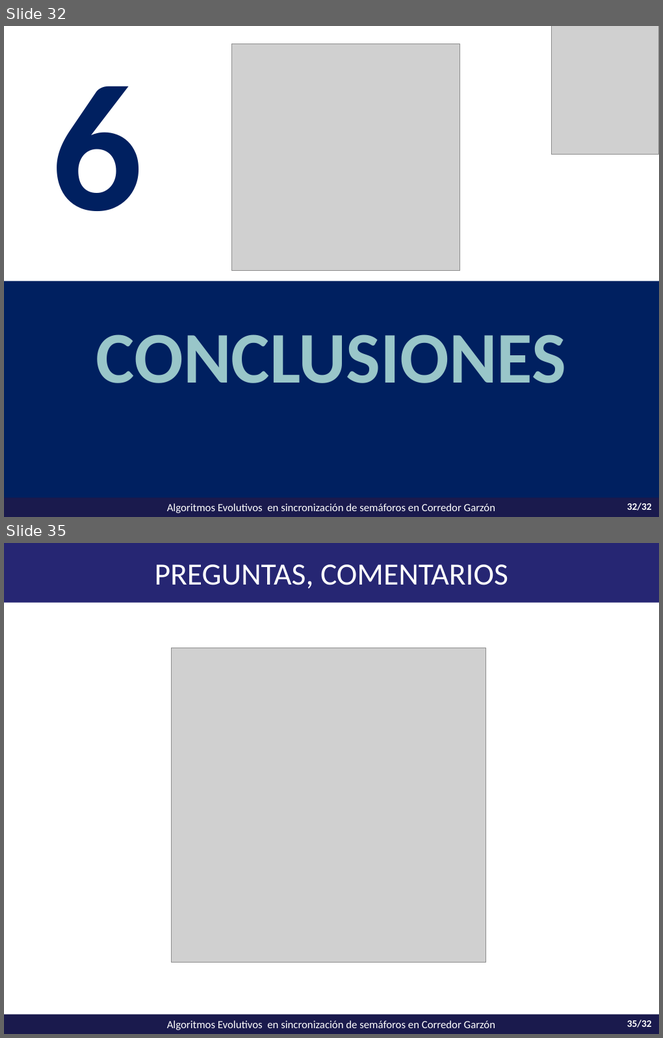
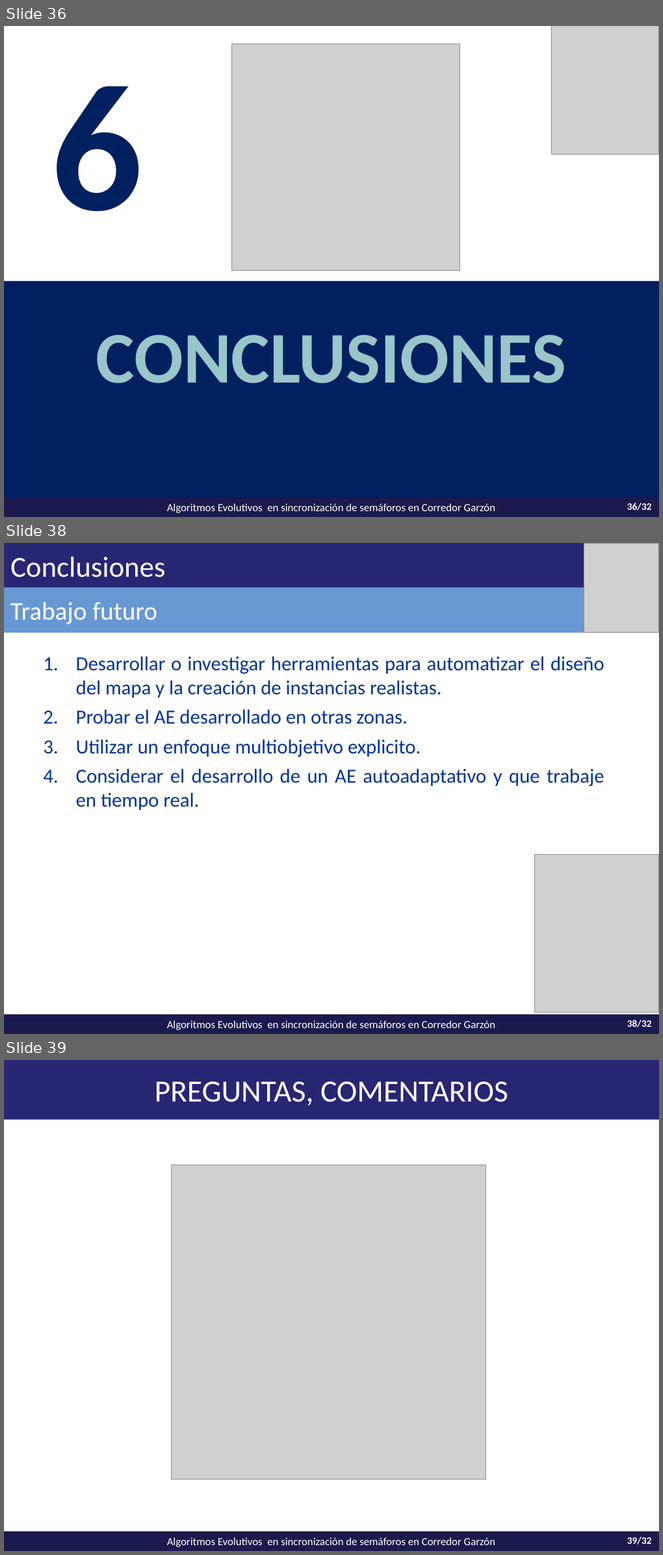
Before and after one commit to vitogit/proyecto-grado-garzon-2014, a slide deck: presentacion/Presentacion Garzon.pptx. Shown one above the other, each under a label of ours: slides 32 and 35 before the commit, slides 36, 38 and 39 after it; the slides between them are not shown. The pictures are 663x1038 and 663x1555 pixels, drawn with LibreOffice and Linux fonts; fonts in the diff are those of the drawing; grey boxes stand for pictures. Boxes give left, top, right and bottom in pixels: in the first picture for what was removed or moved away, otherwise in the second. Text is boxed around its words. In the diff, an @@ line names an element or a change of style, - is before the commit and + after.

```diff
--- a/presentacion/Presentacion Garzon.pptx
+++ b/presentacion/Presentacion Garzon.pptx
@@ slide 38 added at box(4, 543, 659, 1034), background #FFFFFF; not listed: 2 template elements that a slide beside it also shows @@
@@ title added at box(4, 543, 659, 589), fill #262673, 32 pt, text #FFFFFF @@
+Conclusiones
@@ picture added at box(584, 543, 659, 633) @@
@@ rectangle added at box(4, 588, 659, 633), fill #6898D2, 28 pt, text #FFFFFF @@
+Trabajo futuro
@@ text added at box(76, 656, 605, 810), 22 pt, text #003399 @@
+    1. Desarrollar o investigar herramientas para automatizar el diseño del mapa y la creación de instancias realistas.
+    2. Probar el AE desarrollado en otras zonas.
+    3. Utilizar un enfoque multiobjetivo explicito.
+    4. Considerar el desarrollo de un AE autoadaptativo y que trabaje en tiempo real.
@@ picture added at box(534, 855, 659, 1014) @@
@@ what was slide 32 is now slide 36 @@
@@ page number at box(627, 503, 652, 511): text changed @@
-32/32
+36/32
@@ what was slide 35 is now slide 39 @@
@@ page number at box(627, 1537, 652, 1545): text changed @@
-35/32
+39/32
```
Also in this commit, not shown: 14 slides changed, 7 other slides added, 4 slides removed, 1 other file.
